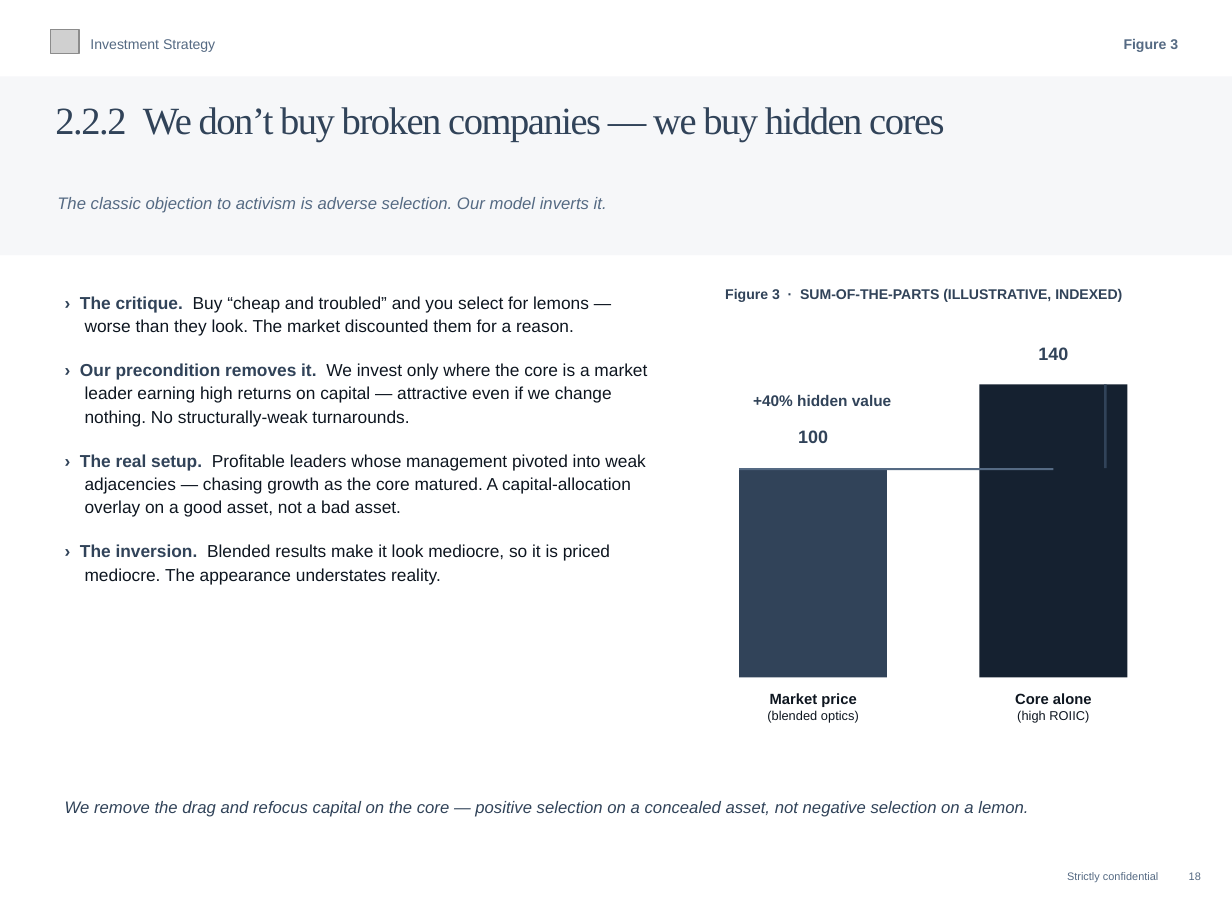
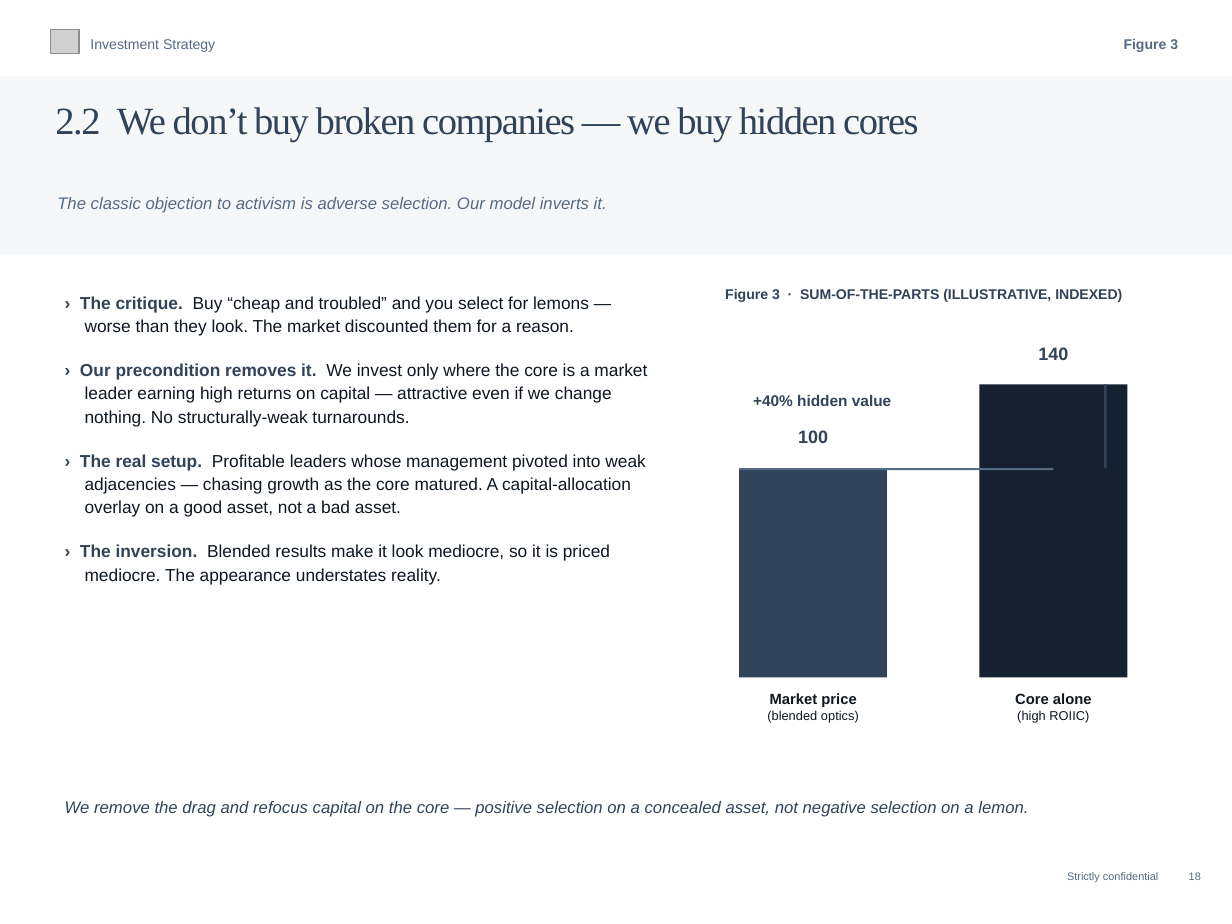
Before and after one commit to charette-lab/Claude, a slide deck: slide 21 of Athanase_Engaged_Ownership_Allocator_Deck.pptx. Drawn at 1232x924 pixels with LibreOffice and Linux fonts; fonts in the diff are those of the drawing; grey boxes stand for pictures. Boxes give left, top, right and bottom in pixels: in the first picture for what was removed or moved away, otherwise in the second. Text is boxed around its words. In the diff, an @@ line names an element or a change of style, - is before the commit and + after.

```diff
--- a/Athanase_Engaged_Ownership_Allocator_Deck.pptx
+++ b/Athanase_Engaged_Ownership_Allocator_Deck.pptx
@@ text at <box>55,107,918,142</box>: text changed @@
-2.2.2 We don’t buy broken companies — we buy hidden cores
+2.2 We don’t buy broken companies — we buy hidden cores
```
Also in this commit, not shown: 39 other slides changed, 1 other file.
